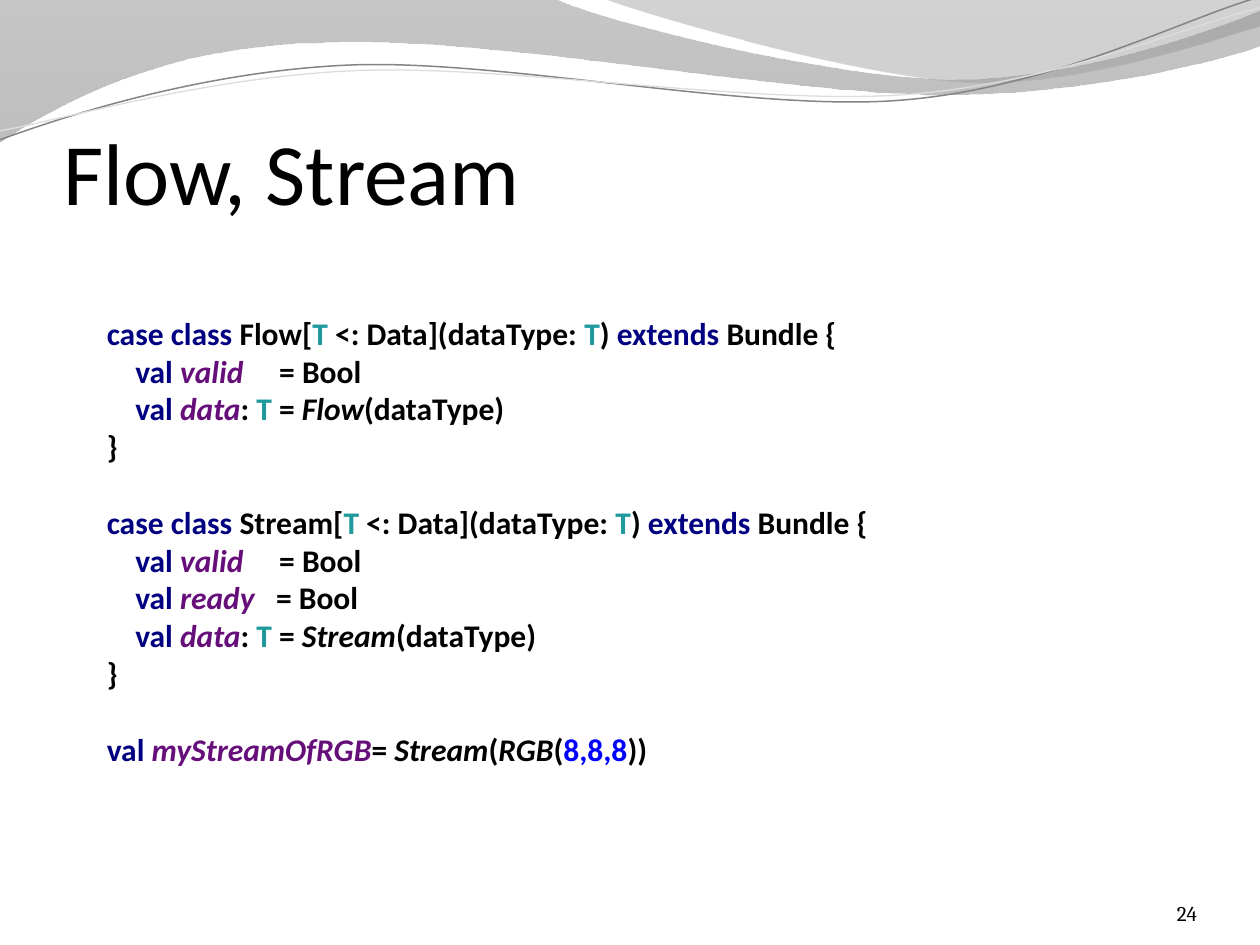
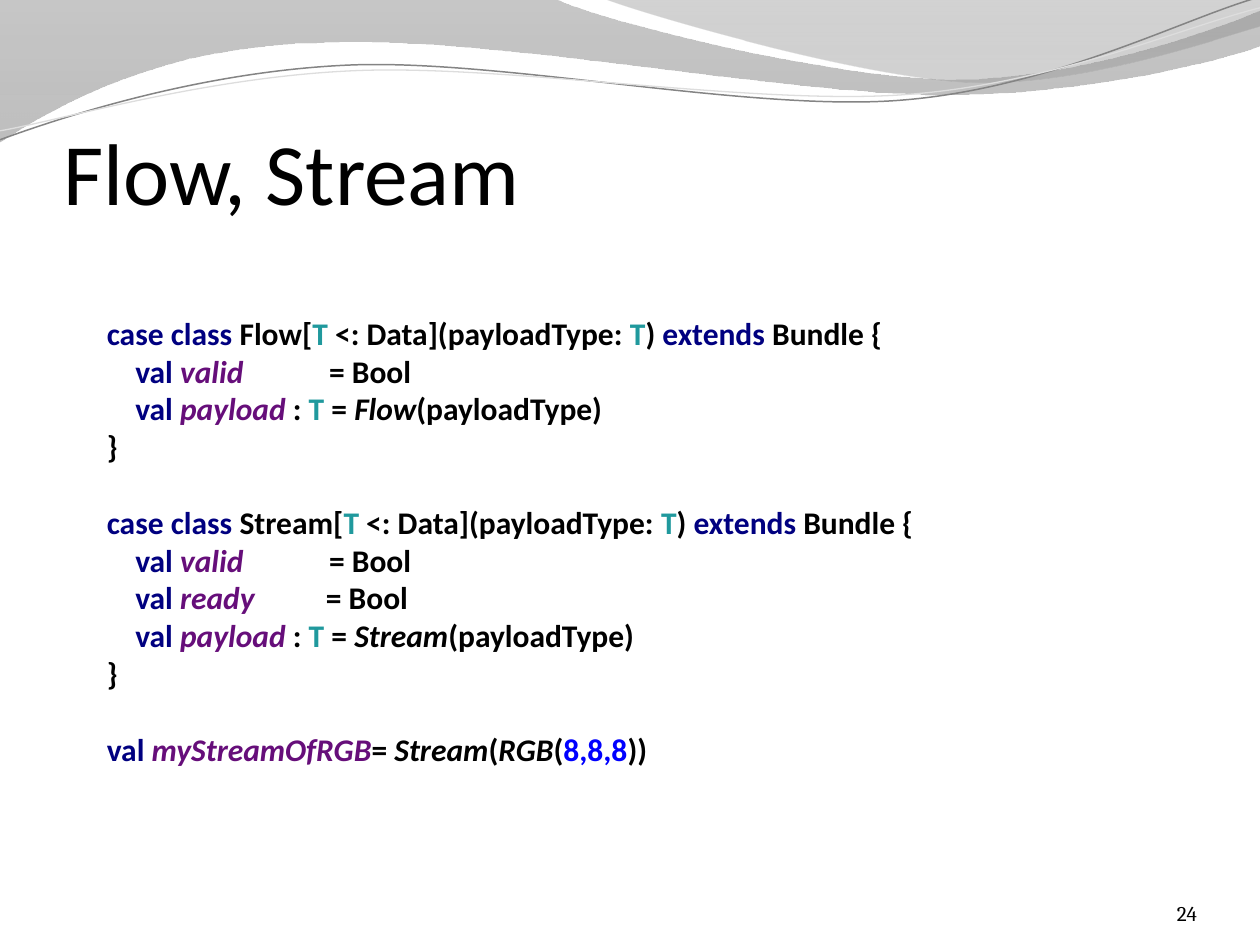
Before and after one commit to SpinalHDL/SpinalDoc, a slide deck: slide 24 of presentation/en/presentation.pptx. Drawn at 1260x945 pixels with LibreOffice and Linux fonts; fonts in the diff are those of the drawing; background and template pictures are left out. Boxes give left, top, right and bottom in pixels: in the first picture for what was removed or moved away, otherwise in the second. Text is boxed around its words. In the diff, an @@ line names an element or a change of style, - is before the commit and + after.

```diff
--- a/presentation/en/presentation.pptx
+++ b/presentation/en/presentation.pptx
@@ text at [107,322,895,652]: text changed @@
-case class Flow[T <: Data](dataType: T) extends Bundle {
-val valid = Bool
-val data: T = Flow(dataType)
-}
-case class Stream[T <: Data](dataType: T) extends Bundle {
-val valid = Bool
-val ready = Bool
-val data: T = Stream(dataType)
-}
+case class Flow[T <: Data](payloadType: T) extends Bundle {
+val valid = Bool
+val payload : T = Flow(payloadType)
+}
+case class Stream[T <: Data](payloadType: T) extends Bundle {
+val valid = Bool
+val ready = Bool
+val payload : T = Stream(payloadType)
+}
```
Also in this commit, not shown: 12 other slides changed, 1 other file.
